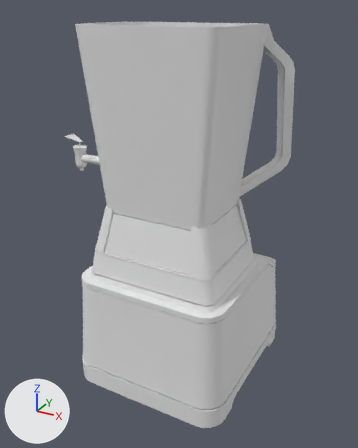
Before and after pictures for a commit that changed the FBX model Assets/Art/Meshes/SM_mixer_01.fbx.
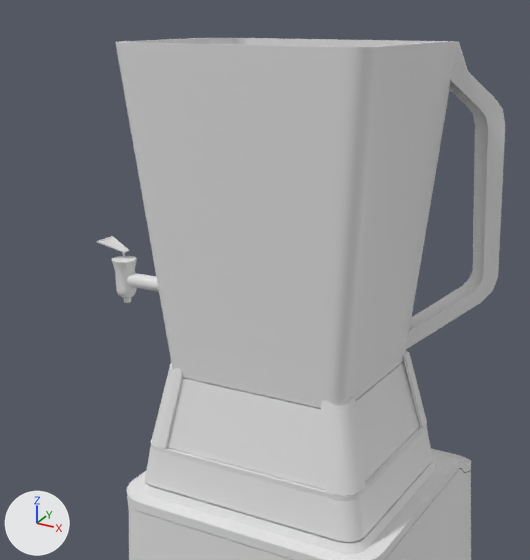
There are two pictures of each version: one whole from a 50 mm lens placed at (0.273, -0.508, 0.448), pointed at (-0.002, -0.009, 0.198), one close up on the part from 3% to 86% of the width and 0% to 71% of the height. The lights are fixed; the arrows at lower left show +X, +Y and +Z. The close-ups show mesh edges as thin lines. Where no turn or scale is listed for an object, it has been applied to the vertices.

Names of what the first close-up shows: 'weirdstands'.
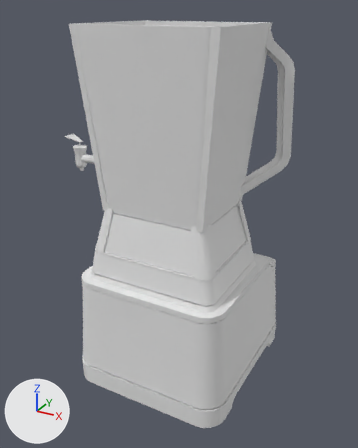
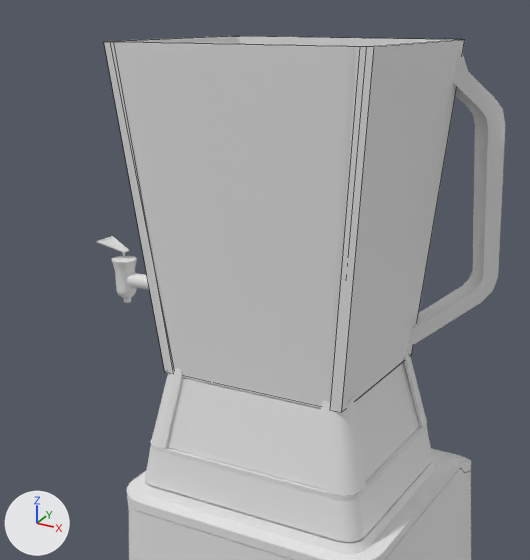
What changed in the scene script:
```text
Add me_cube_040:
    me_cube_040.from_pydata(...)  # 40 vertices, 30 faces; spans x -0.082..0.081, y -0.091..0.042, z 0.233..0.431
Add ob_col_mixer:
    ob_col_mixer = bpy.data.objects.new('col_mixer', me_cube_040)
    ob_col_mixer.location = (0.0059, -0.0075, 0.0006)
```

What differs and where, as boxes (x1, y1, x2, y2) in the close-ups (530 x 560 px):
'col_mixer', added
    after: (104, 36, 465, 412)
